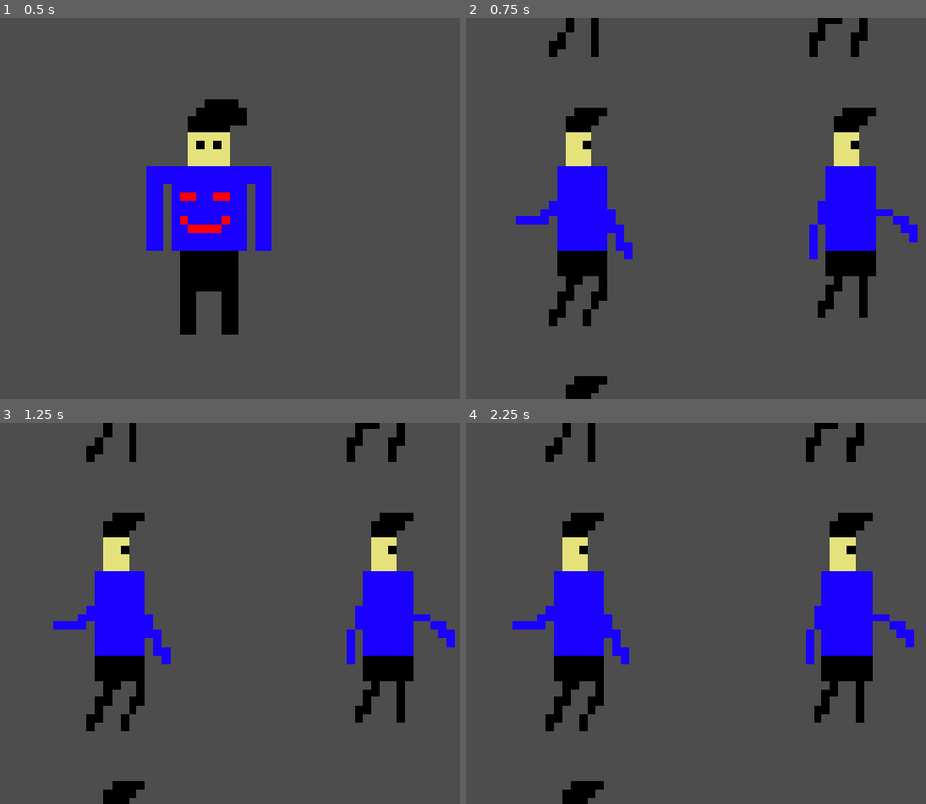
Above: before the commit, frames 1-4 (two rows, left to right).
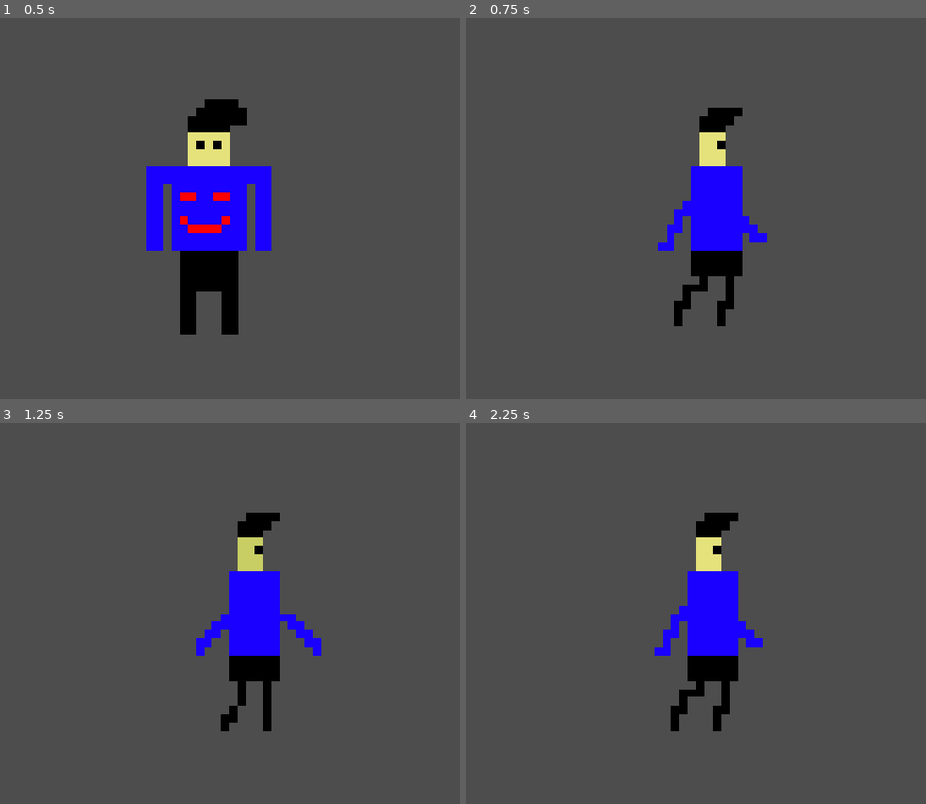
Above: after the commit, the same moments.

Repository: TheAbdullahSaleem/First-project-
Game: Godot game, scene res://scenes/player/character_body_2d.tscn
Two runs of this game, one before a commit and one after it. Both use one fixed random seed, a clock stepped at 60 frames per second and the inputs below.
Inputs (mouse positions are in pixels of both pictures, inside the frame that each line leads up to):
- Up to frame 1 (0.5 s): no input
- Up to frame 2 (0.75 s): tap Enter at 0.5 s; move the mouse to (838, 189) at 0.52 s; press the mouse at (838, 189) at 0.53 s; hold D (right) from 0.53 s (still down)
- Up to frame 3 (1.25 s): keep holding D (right)
- Up to frame 4 (2.25 s): move the mouse to (553, 632) at 1.27 s; release D (right) at 1.28 s; release the mouse at (553, 632) at 1.28 s; hold A (left) 1.28-2.03 s; tap E (Interact) at 1.35 s; move the mouse to (755, 529) at 2.02 s; press the mouse at (755, 529) at 2.03 s; hold D (right) from 2.03 s (still down)

Frame 1 is identical in both runs. In frame 2, 17% of the frame differs, in the area x 10-99%, y 0-100%; in frame 3, 17%; in frame 4, 17%.

Commit message:
animation fix

Diff:
--- a/scenes/player/character_body_2d.tscn
+++ b/scenes/player/character_body_2d.tscn
@@ -6,11 +6,63 @@
 [ext_resource type="Texture2D" uid="uid://bocooaxlb7o2f" path="res://assets/sprites/Player/left animation.png" id="5_left"]
 [ext_resource type="Texture2D" uid="uid://dwi71x15mj0fv" path="res://assets/sprites/Player/right animation.png" id="6_right"]
 
+[sub_resource type="AtlasTexture" id="AtlasTexture_uoqog"]
+atlas = ExtResource("5_left")
+region = Rect2(0, 0, 1024, 1024)
+
+[sub_resource type="AtlasTexture" id="AtlasTexture_d4mfp"]
+atlas = ExtResource("5_left")
+region = Rect2(1024, 0, 1024, 1024)
+
+[sub_resource type="AtlasTexture" id="AtlasTexture_iux3d"]
+atlas = ExtResource("5_left")
+region = Rect2(0, 1024, 1024, 1024)
+
+[sub_resource type="AtlasTexture" id="AtlasTexture_adwln"]
+atlas = ExtResource("5_left")
+region = Rect2(1024, 1024, 1024, 1024)
+
+[sub_resource type="AtlasTexture" id="AtlasTexture_o1d46"]
+atlas = ExtResource("5_left")
+region = Rect2(0, 2048, 1024, 1024)
+
+[sub_resource type="AtlasTexture" id="AtlasTexture_8g2ks"]
+atlas = ExtResource("6_right")
+region = Rect2(0, 0, 1024, 1024)
+
+[sub_resource type="AtlasTexture" id="AtlasTexture_304o6"]
+atlas = ExtResource("6_right")
+region = Rect2(1024, 0, 1024, 1024)
+
+[sub_resource type="AtlasTexture" id="AtlasTexture_gxf5x"]
+atlas = ExtResource("6_right")
+region = Rect2(0, 1024, 1024, 1024)
+
+[sub_resource type="AtlasTexture" id="AtlasTexture_c71ox"]
+atlas = ExtResource("6_right")
+region = Rect2(1024, 1024, 1024, 1024)
+
+[sub_resource type="AtlasTexture" id="AtlasTexture_ydrle"]
+atlas = ExtResource("6_right")
+region = Rect2(0, 2048, 1024, 1024)
+
 [sub_resource type="SpriteFrames" id="SpriteFrames_player"]
 animations = [{
 "frames": [{
 "duration": 1.0,
-"texture": ExtResource("5_left")
+"texture": SubResource("AtlasTexture_uoqog")
+}, {
+"duration": 1.0,
+"texture": SubResource("AtlasTexture_d4mfp")
+}, {
+"duration": 1.0,
+"texture": SubResource("AtlasTexture_iux3d")
+}, {
+"duration": 1.0,
+"texture": SubResource("AtlasTexture_adwln")
+}, {
+"duration": 1.0,
+"texture": SubResource("AtlasTexture_o1d46")
 }],
 "loop": 1,
 "name": &"left",
@@ -18,7 +70,19 @@
 }, {
 "frames": [{
 "duration": 1.0,
-"texture": ExtResource("6_right")
+"texture": SubResource("AtlasTexture_8g2ks")
+}, {
+"duration": 1.0,
+"texture": SubResource("AtlasTexture_304o6")
+}, {
+"duration": 1.0,
+"texture": SubResource("AtlasTexture_gxf5x")
+}, {
+"duration": 1.0,
+"texture": SubResource("AtlasTexture_c71ox")
+}, {
+"duration": 1.0,
+"texture": SubResource("AtlasTexture_ydrle")
 }],
 "loop": 1,
 "name": &"right",
@@ -45,7 +109,7 @@
 [node name="AnimatedSprite2D" type="AnimatedSprite2D" parent="." unique_id=2024610886]
 scale = Vector2(0.2, 0.2)
 sprite_frames = SubResource("SpriteFrames_player")
-animation = &"stand"
+animation = &"left"
 autoplay = "stand"
 
 [node name="CollisionShape2D" type="CollisionShape2D" parent="." unique_id=1592935575]
